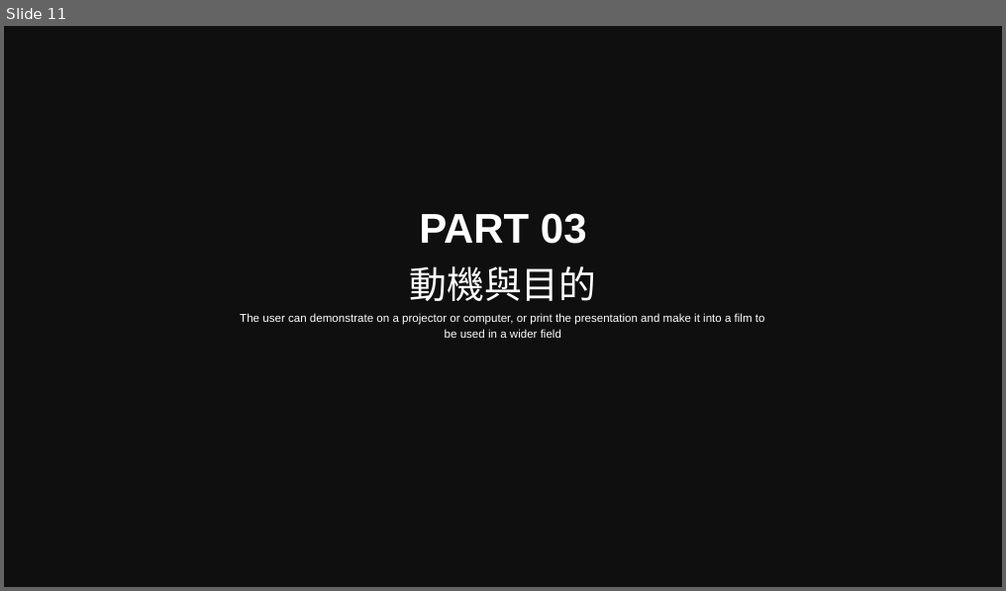
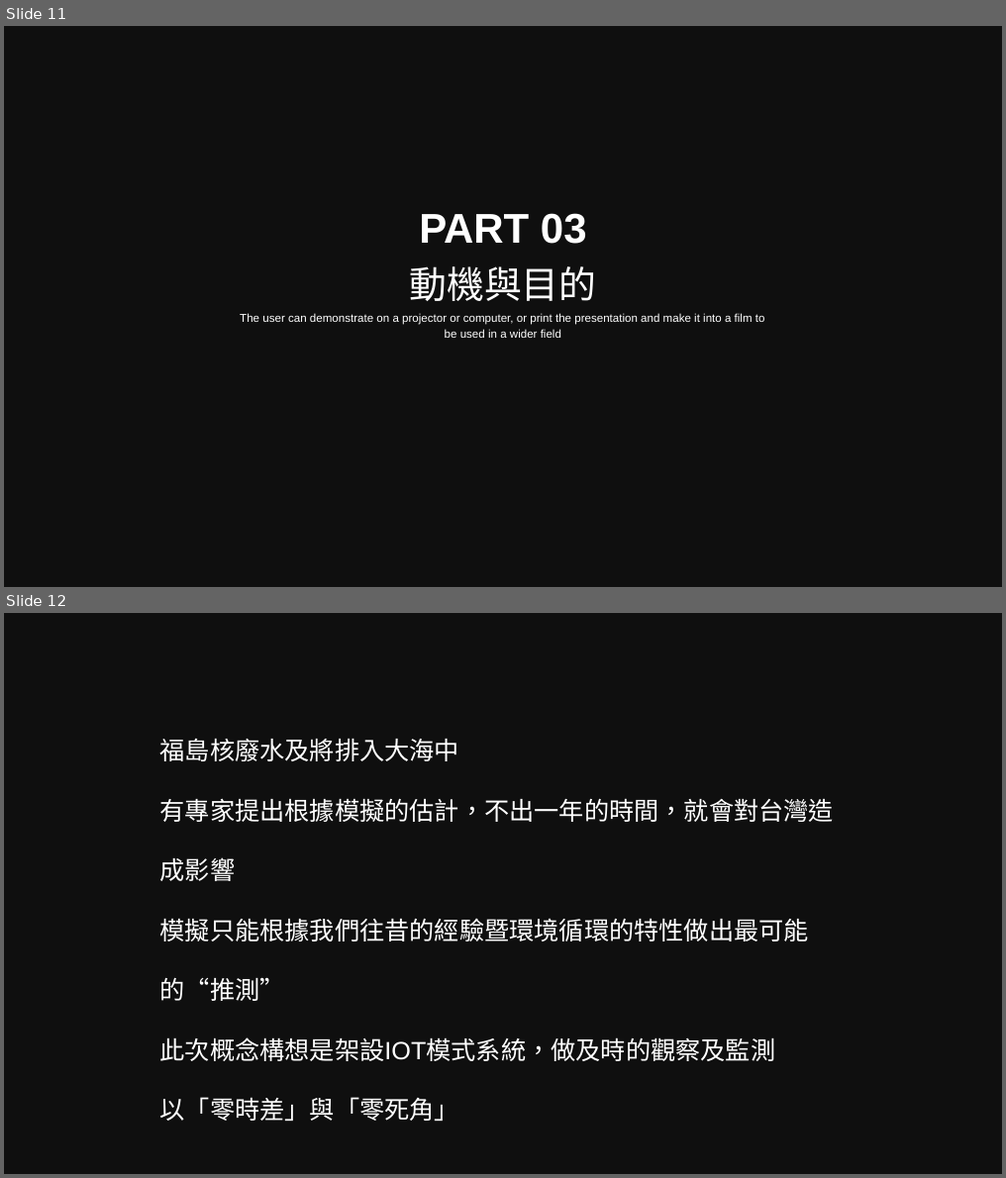
Before and after one commit to Sikako/hackthon, a slide deck: bigdata.pptx. Shown one above the other, each under a label of ours: slide 11 before the commit, slides 11 and 12 after it. The pictures are 1006x591 and 1006x1178 pixels, drawn with LibreOffice and Linux fonts; fonts in the diff are those of the drawing; background and template pictures are left out; a plain dark background stands for a picture behind light text. Boxes give left, top, right and bottom in pixels: in the first picture for what was removed or moved away, otherwise in the second. Text is boxed around its words. In the diff, an @@ line names an element or a change of style, - is before the commit and + after.

```diff
--- a/bigdata.pptx
+++ b/bigdata.pptx
@@ slide 12 added at <box>4,613,1002,1174</box>, background picture (left out); not listed: 1 template element that a slide beside it also shows @@
@@ text added at <box>160,738,834,1121</box>, 24 pt, text #FFFFFF @@
+福島核廢水及將排入大海中
+有專家提出根據模擬的估計，不出一年的時間，就會對台灣造成影響
+模擬只能根據我們往昔的經驗暨環境循環的特性做出最可能的“推測”
+此次概念構想是架設IOT模式系統，做及時的觀察及監測
+以「零時差」與「零死角」
```
Also in this commit, not shown: 1 slide changed.
